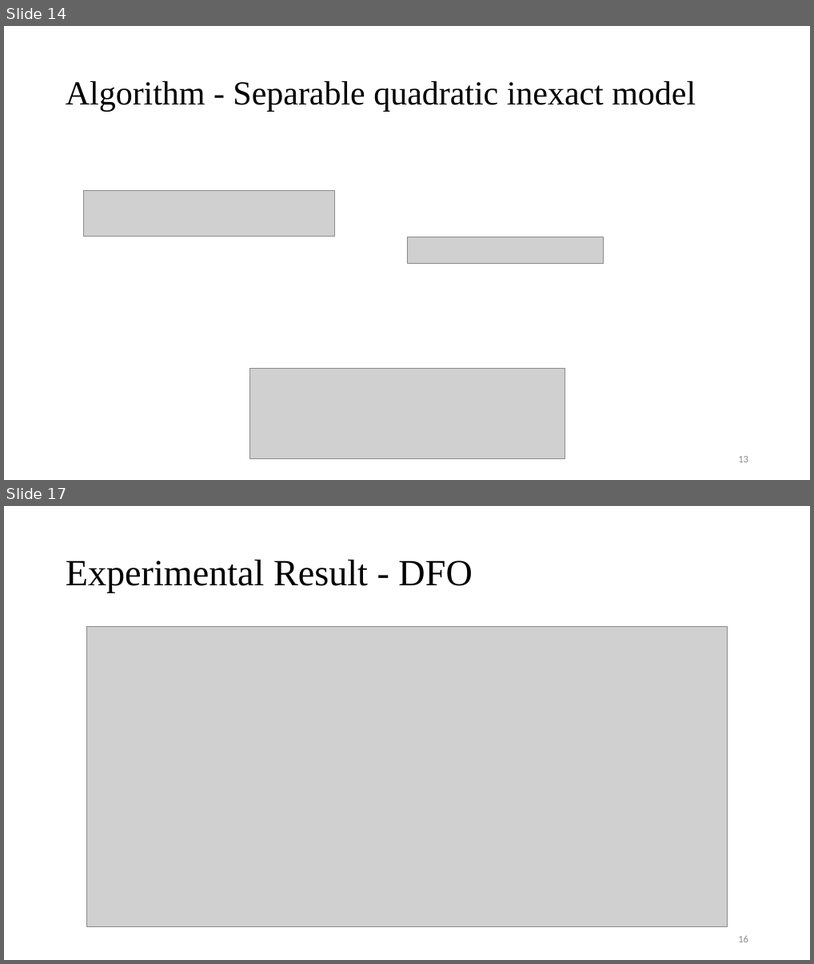
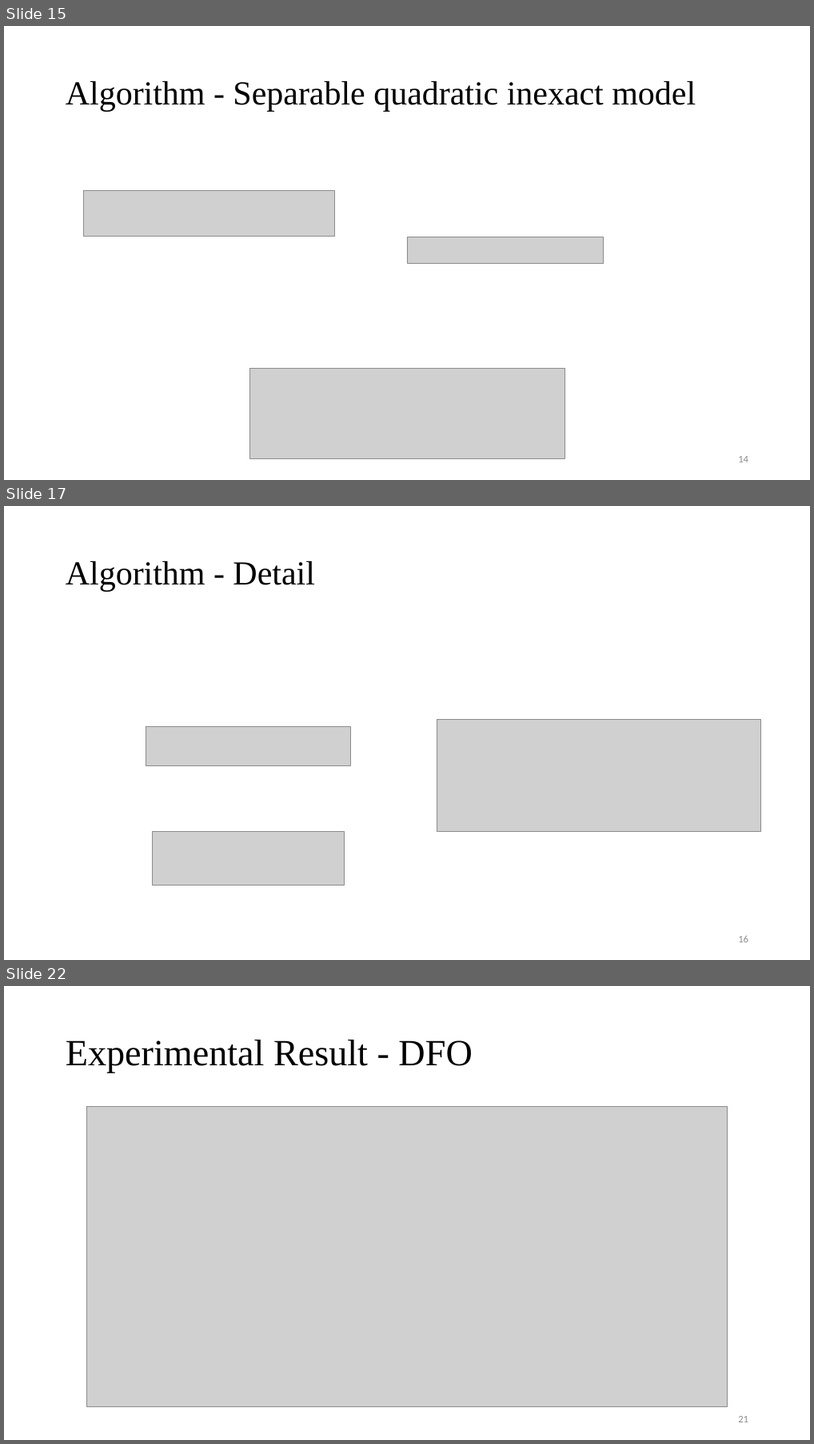
Before and after one commit to Pacific-Feng-Studuies/Studied-Papers, a slide deck: DAC2024/KOSIM/KOSIM A Knowledge-oriented Derivative-free Subspace Method Based on Inexact Model for Inverse Lithography Problems.pptx. Shown one above the other, each under a label of ours: slides 14 and 17 before the commit, slides 15, 17 and 22 after it; the slides between them are not shown. The pictures are 814x964 and 814x1444 pixels, drawn with LibreOffice and Linux fonts; fonts in the diff are those of the drawing; grey boxes stand for pictures. Boxes give left, top, right and bottom in pixels: in the first picture for what was removed or moved away, otherwise in the second. Text is boxed around its words. In the diff, an @@ line names an element or a change of style, - is before the commit and + after.

```diff
--- a/DAC2024/KOSIM/KOSIM A Knowledge-oriented Derivative-free Subspace Method Based on Inexact Model for Inverse Lithography Problems.pptx
+++ b/DAC2024/KOSIM/KOSIM A Knowledge-oriented Derivative-free Subspace Method Based on Inexact Model for Inverse Lithography Problems.pptx
@@ slide 17 added at box(4, 506, 810, 960), background #FFFFFF @@
@@ title added at box(66, 561, 314, 591), 40 pt, text #000000 @@
+Algorithm - Detail
@@ picture added at box(437, 719, 761, 832) @@
@@ picture added at box(146, 727, 350, 766) @@
@@ picture added at box(152, 832, 344, 884) @@
@@ page number added at box(738, 935, 749, 942), 12 pt, text #8C8C8C @@
+16
@@ what was slide 14 is now slide 15 @@
@@ page number at box(738, 456, 749, 462): text changed @@
-13
+14
@@ what was slide 17 is now slide 22 @@
@@ page number at box(738, 1416, 749, 1422): text changed @@
-16
+21
```
Also in this commit, not shown: 2 slides changed, 5 other slides added, 1 slide removed, 5 other files.
